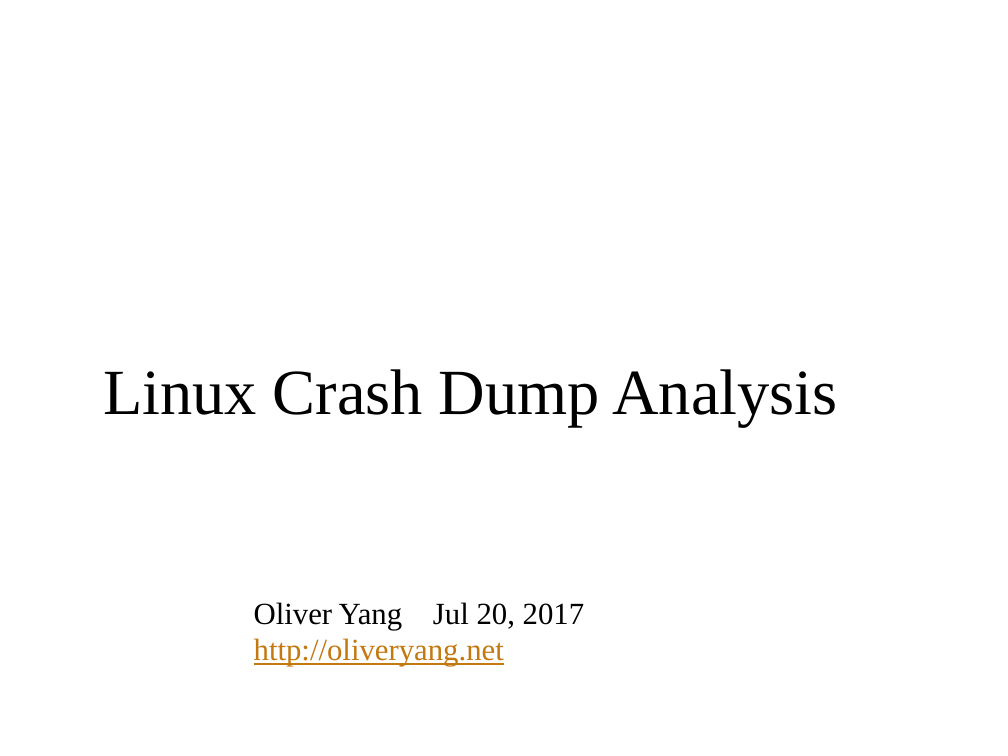
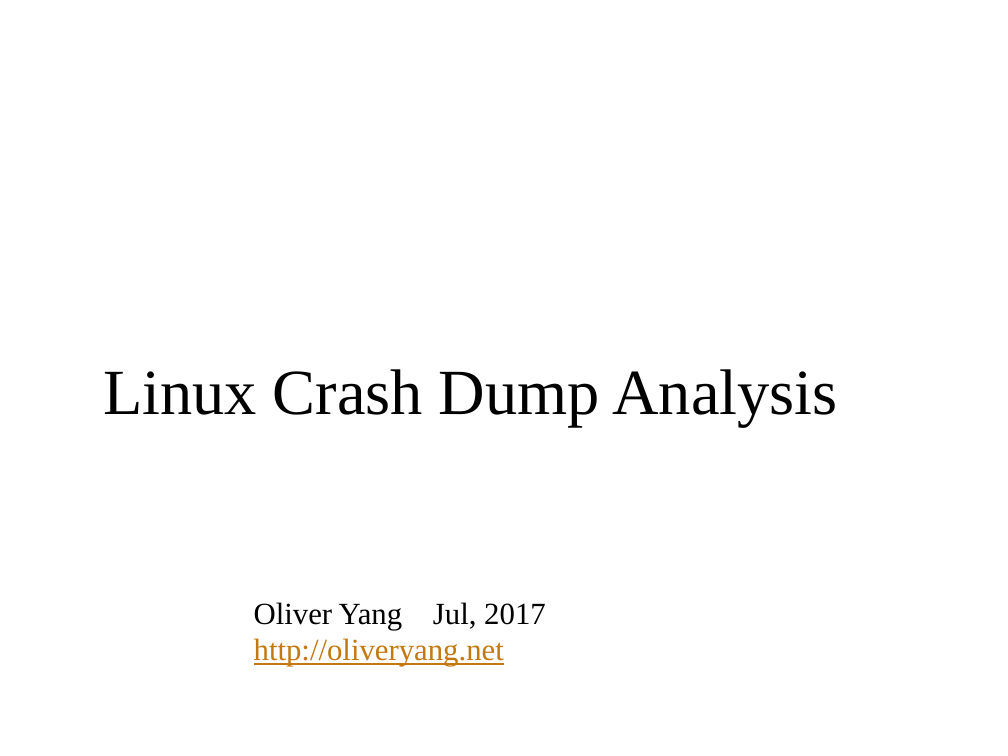
Before and after one commit to yangoliver/mydoc, a slide deck: slide 1 of slides/2017/linux_crash_dump_analysis.pptx. Drawn at 1008x756 pixels with LibreOffice and Linux fonts; fonts in the diff are those of the drawing; background and template pictures are left out. Boxes give left, top, right and bottom in pixels: in the first picture for what was removed or moved away, otherwise in the second. Text is boxed around its words. In the diff, an @@ line names an element or a change of style, - is before the commit and + after.

```diff
--- a/slides/2017/linux_crash_dump_analysis.pptx
+++ b/slides/2017/linux_crash_dump_analysis.pptx
@@ subtitle at (254, 602, 546, 630): text changed @@
-Oliver Yang Jul 20, 2017
+Oliver Yang Jul, 2017
```
Also in this commit, not shown: 2 other slides changed, 5 slides added.
